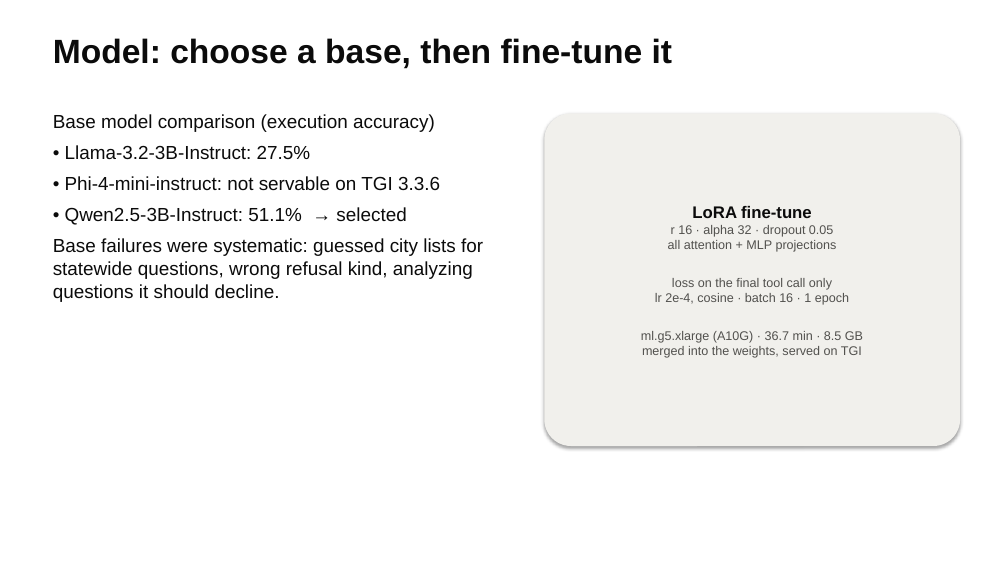
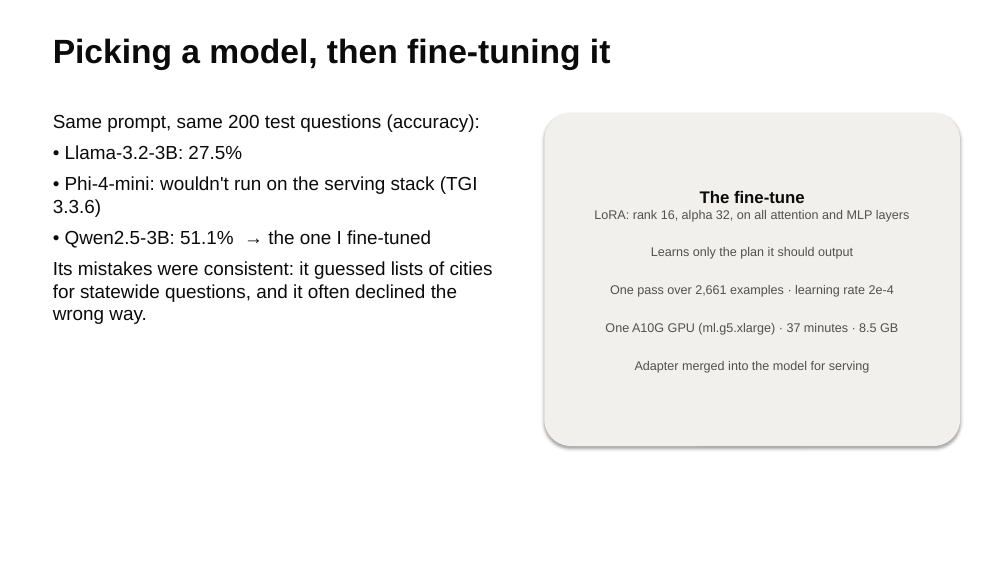
Before and after one commit to weimiao67/llm-class-final, a slide deck: slide 6 of docs/slides/housing-analyst.pptx. Drawn at 1008x567 pixels with LibreOffice and Linux fonts; fonts in the diff are those of the drawing. Boxes give left, top, right and bottom in pixels: in the first picture for what was removed or moved away, otherwise in the second. Text is boxed around its words. In the diff, an @@ line names an element or a change of style, - is before the commit and + after.

```diff
--- a/docs/slides/housing-analyst.pptx
+++ b/docs/slides/housing-analyst.pptx
@@ text at (x1=53, y1=38, x2=610, y2=70): text changed @@
-Model: choose a base, then fine-tune it
+Picking a model, then fine-tuning it
@@ text at (x1=53, y1=114, x2=493, y2=324): text changed @@
-Base model comparison (execution accuracy)
-• Llama-3.2-3B-Instruct: 27.5%
-• Phi-4-mini-instruct: not servable on TGI 3.3.6
-• Qwen2.5-3B-Instruct: 51.1% → selected
-Base failures were systematic: guessed city lists for statewide questions, wrong refusal kind, analyzing questions it should decline.
+Same prompt, same 200 test questions (accuracy):
+• Llama-3.2-3B: 27.5%
+• Phi-4-mini: wouldn't run on the serving stack (TGI 3.3.6)
+• Qwen2.5-3B: 51.1% → the one I fine-tuned
+Its mistakes were consistent: it guessed lists of cities for statewide questions, and it often declined the wrong way.
@@ text in rounded rectangle at (x1=594, y1=191, x2=910, y2=373): text changed @@
-LoRA fine-tune
-r 16 · alpha 32 · dropout 0.05
-all attention + MLP projections
-loss on the final tool call only
-lr 2e-4, cosine · batch 16 · 1 epoch
-ml.g5.xlarge (A10G) · 36.7 min · 8.5 GB
-merged into the weights, served on TGI
+The fine-tune
+LoRA: rank 16, alpha 32, on all attention and MLP layers
+Learns only the plan it should output
+One pass over 2,661 examples · learning rate 2e-4
+One A10G GPU (ml.g5.xlarge) · 37 minutes · 8.5 GB
+Adapter merged into the model for serving
```
Also in this commit, not shown: 14 other slides changed, 1 other file.
